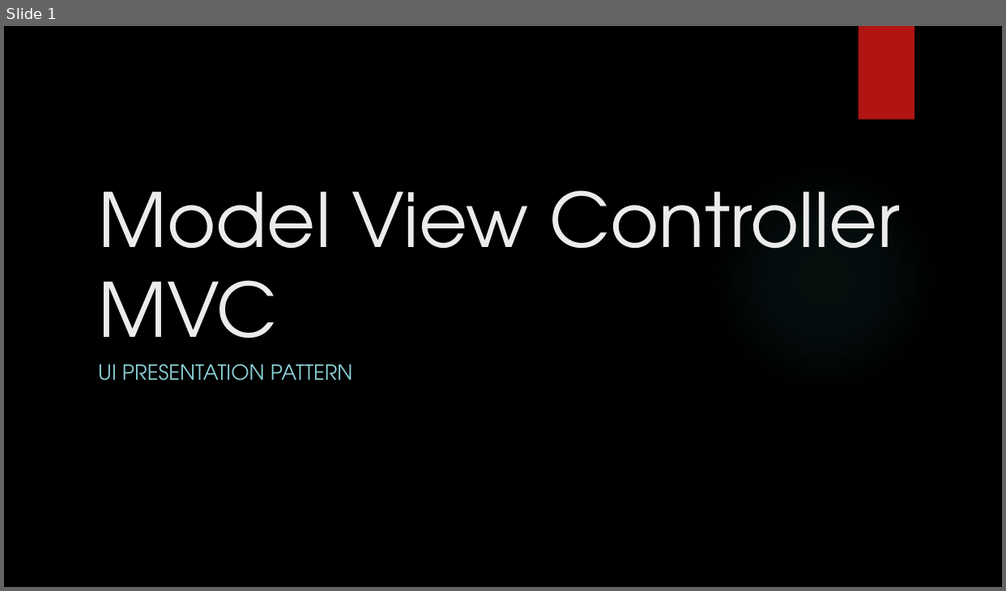
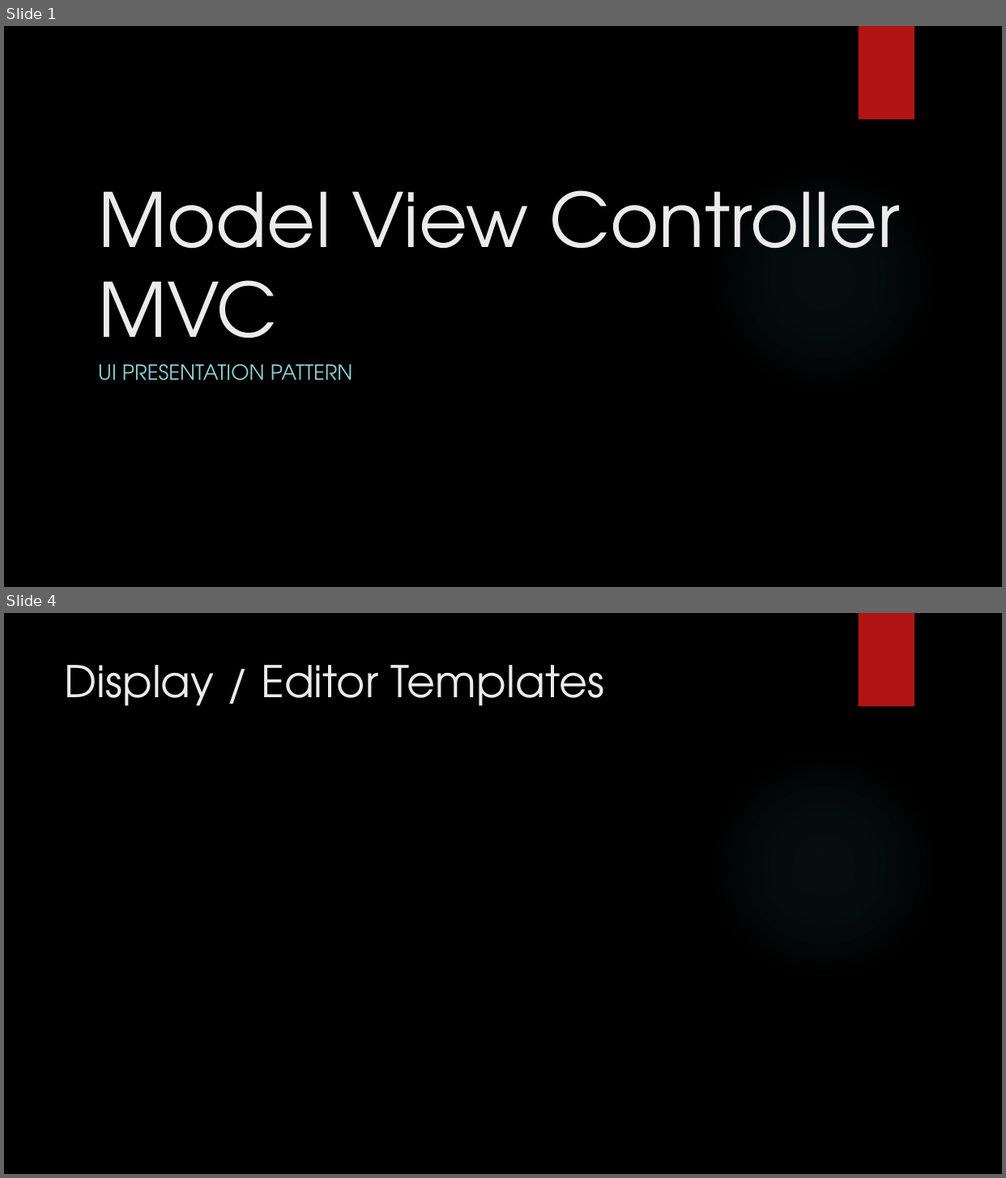
Before and after one commit to Taguiar84/ApresentacaoUnit, a slide deck: Documentos/Apresentação.pptx. Shown one above the other, each under a label of ours: slide 1 before the commit, slides 1 and 4 after it; the slides between them are not shown. The pictures are 1006x591 and 1006x1178 pixels, drawn with LibreOffice and Linux fonts; fonts in the diff are those of the drawing; background and template pictures are left out. Boxes give left, top, right and bottom in pixels: in the first picture for what was removed or moved away, otherwise in the second. Text is boxed around its words. In the diff, an @@ line names an element or a change of style, - is before the commit and + after.

```diff
--- a/Documentos/Apresentação.pptx
+++ b/Documentos/Apresentação.pptx
@@ slide 4 added at [4, 613, 1002, 1174], background picture (left out); not listed: 2 template elements that a slide beside it also shows @@
@@ title added at [65, 665, 604, 706], 42 pt, text #EBEBEB @@
+Display / Editor Templates
```
Also in this commit, not shown: 2 other slides added, 1 slide removed, 19 other files.
